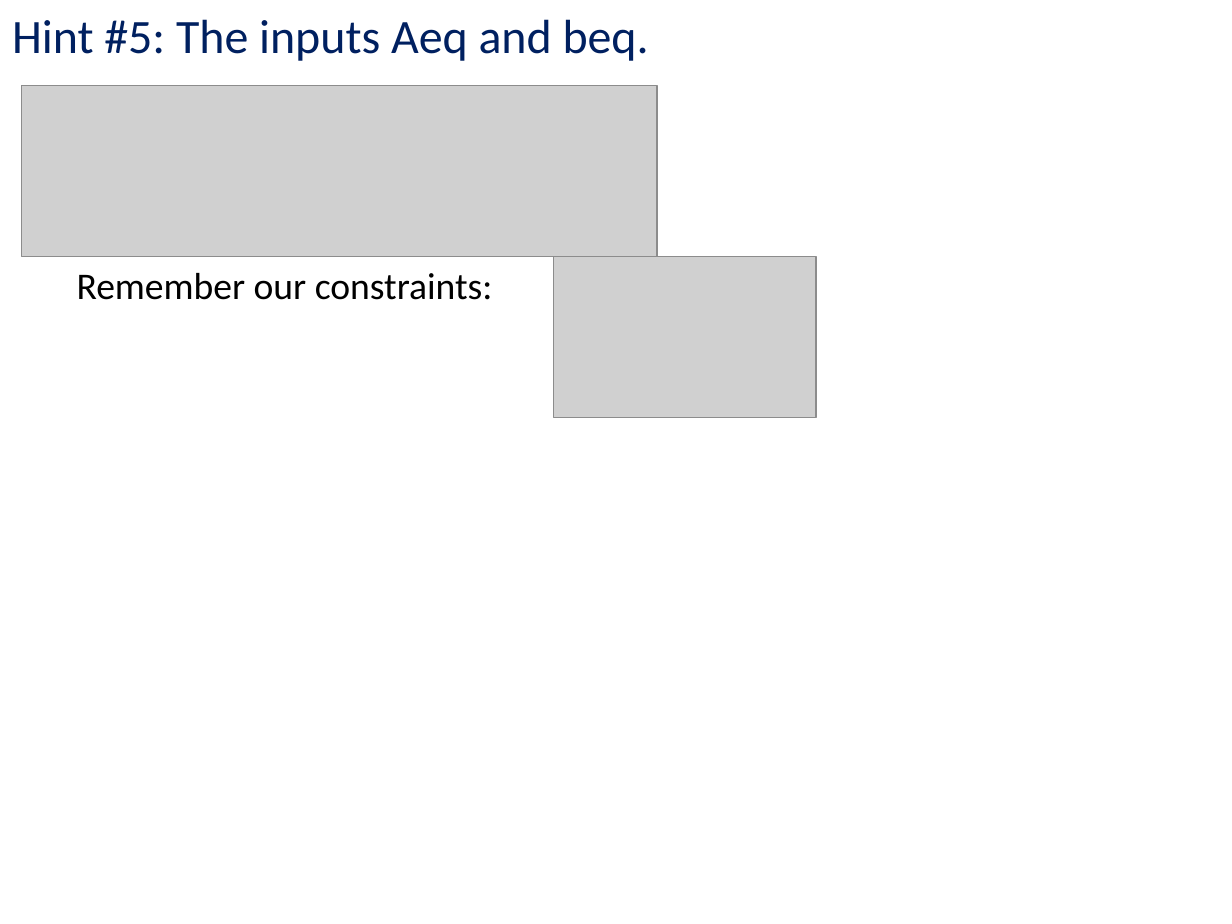
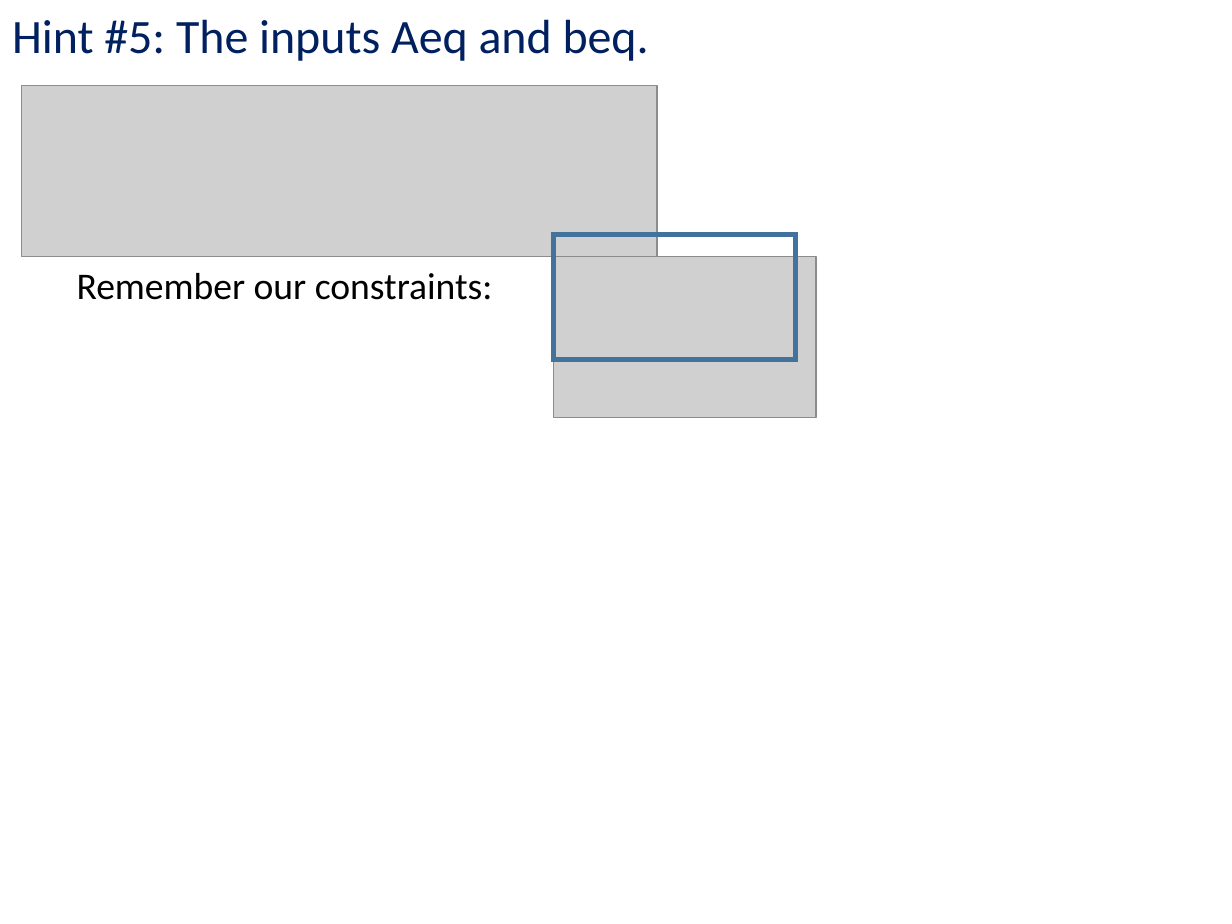
Before and after one commit to kc13/CS1675, a slide deck: slide 16 of recitation8/cs1675_rec8_oct26.pptx. Drawn at 1232x924 pixels with LibreOffice and Linux fonts; fonts in the diff are those of the drawing; grey boxes stand for pictures. Boxes give left, top, right and bottom in pixels: in the first picture for what was removed or moved away, otherwise in the second. Text is boxed around its words. In the diff, an @@ line names an element or a change of style, - is before the commit and + after.

```diff
--- a/recitation8/cs1675_rec8_oct26.pptx
+++ b/recitation8/cs1675_rec8_oct26.pptx
@@ rectangle added at bbox=[554, 235, 796, 360], outline #43739E 3 pt @@
```
Also in this commit, not shown: 1 other slide changed.
